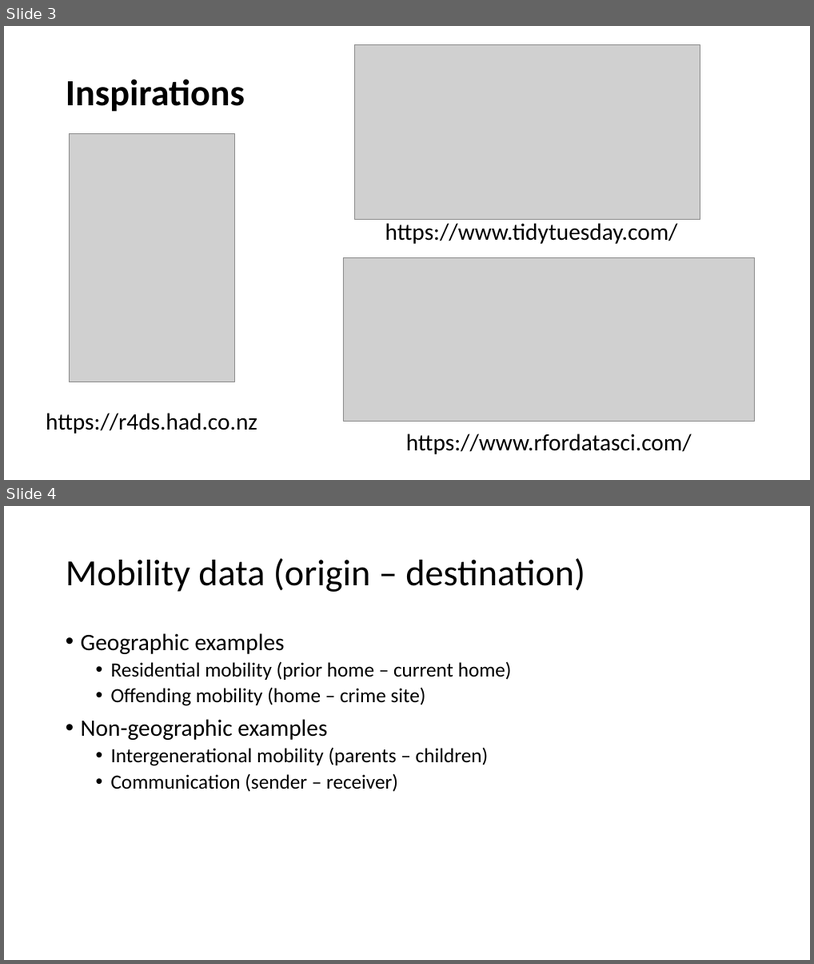
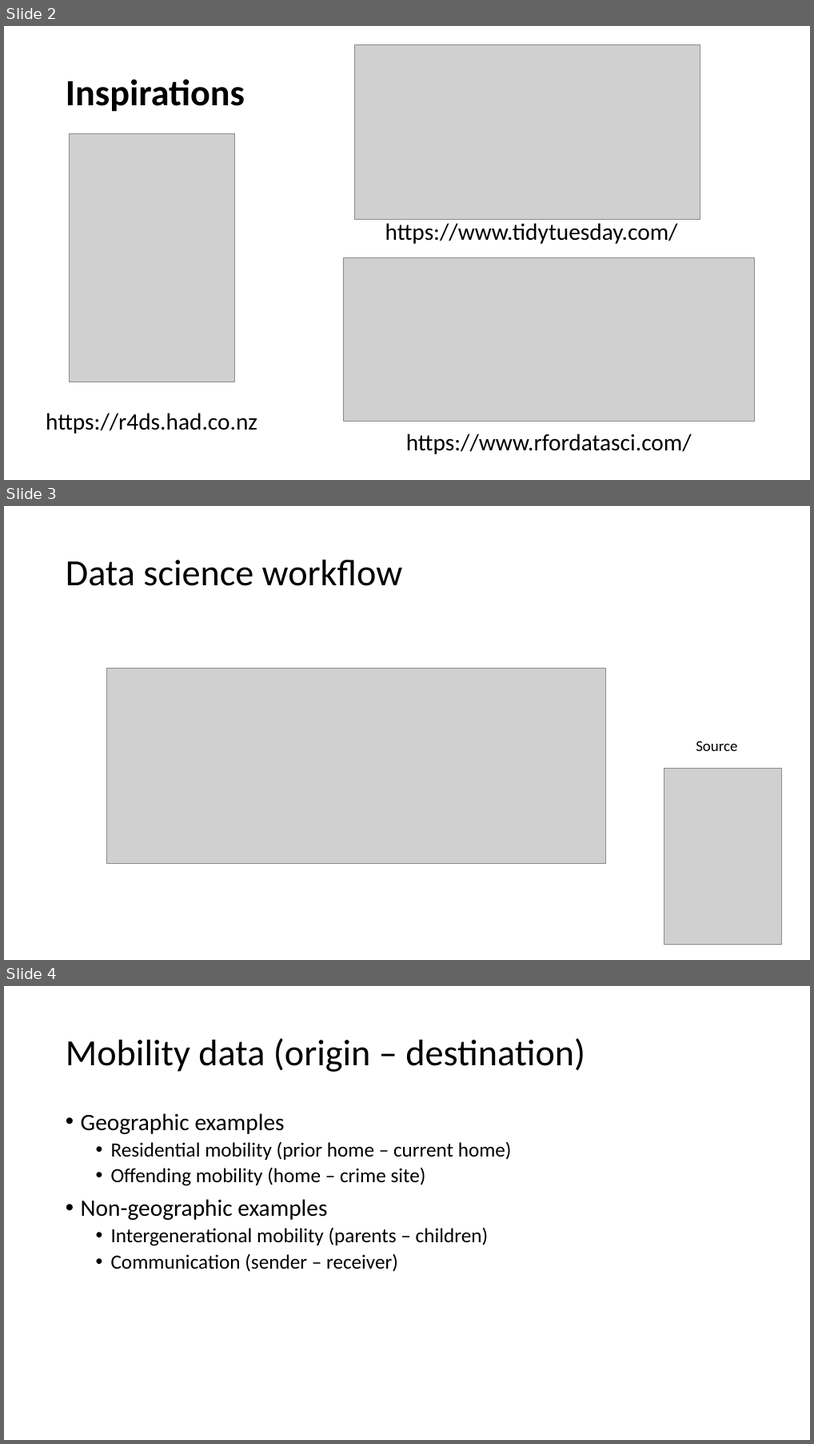
Before and after one commit to bernasco/NSC-R_tidy_tuesday_20221115, a slide deck: NSC-R Tidy Tuesday slides November 15 - 2022.pptx. Shown one above the other, each under a label of ours: slides 3 and 4 before the commit, slides 2, 3 and 4 after it. The pictures are 814x964 and 814x1444 pixels, drawn with LibreOffice and Linux fonts; fonts in the diff are those of the drawing; grey boxes stand for pictures. Boxes give left, top, right and bottom in pixels: in the first picture for what was removed or moved away, otherwise in the second. Text is boxed around its words. In the diff, an @@ line names an element or a change of style, - is before the commit and + after.

```diff
--- a/NSC-R Tidy Tuesday slides November 15 - 2022.pptx
+++ b/NSC-R Tidy Tuesday slides November 15 - 2022.pptx
@@ slide 3 added at [4,506,810,960], background #FFFFFF @@
@@ title added at [66,560,403,586], 44 pt, text #000000 @@
+Data science workflow
@@ picture added at [107,668,606,864] @@
@@ text added at [696,740,738,751], 18 pt, text #000000 @@
+Source
@@ picture added at [665,768,782,944] @@
@@ what was slide 3 is now slide 2 @@
```
Also in this commit, not shown: 1 slide changed, 1 slide removed.
